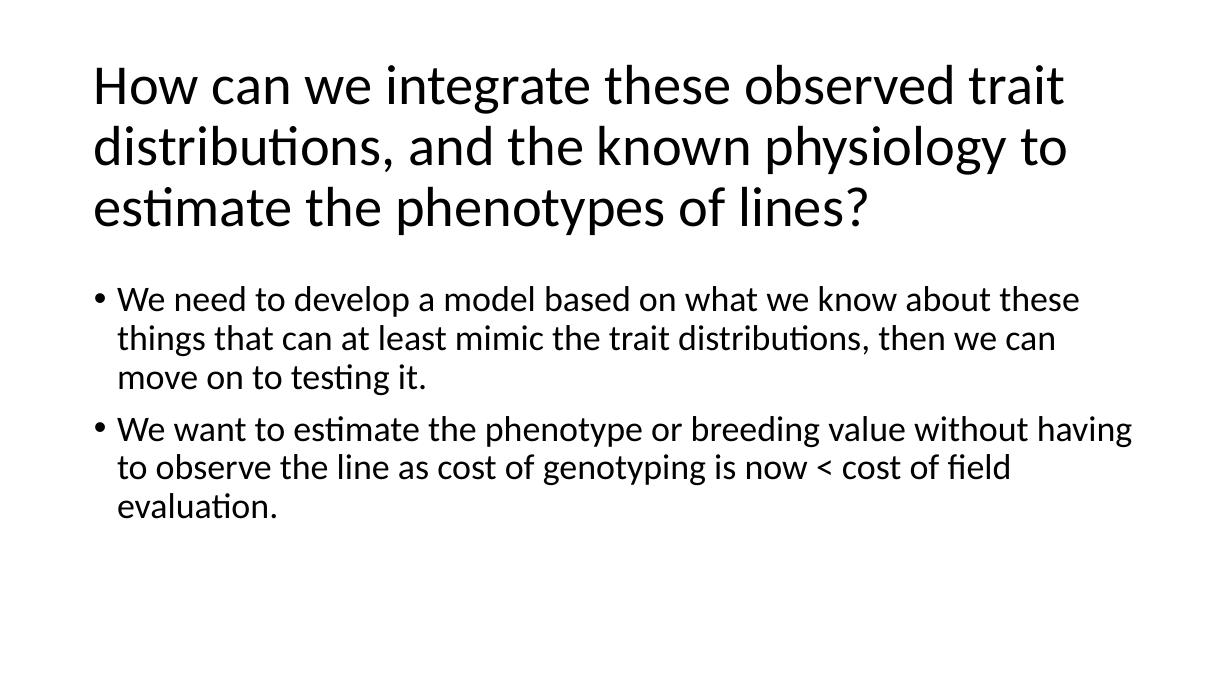
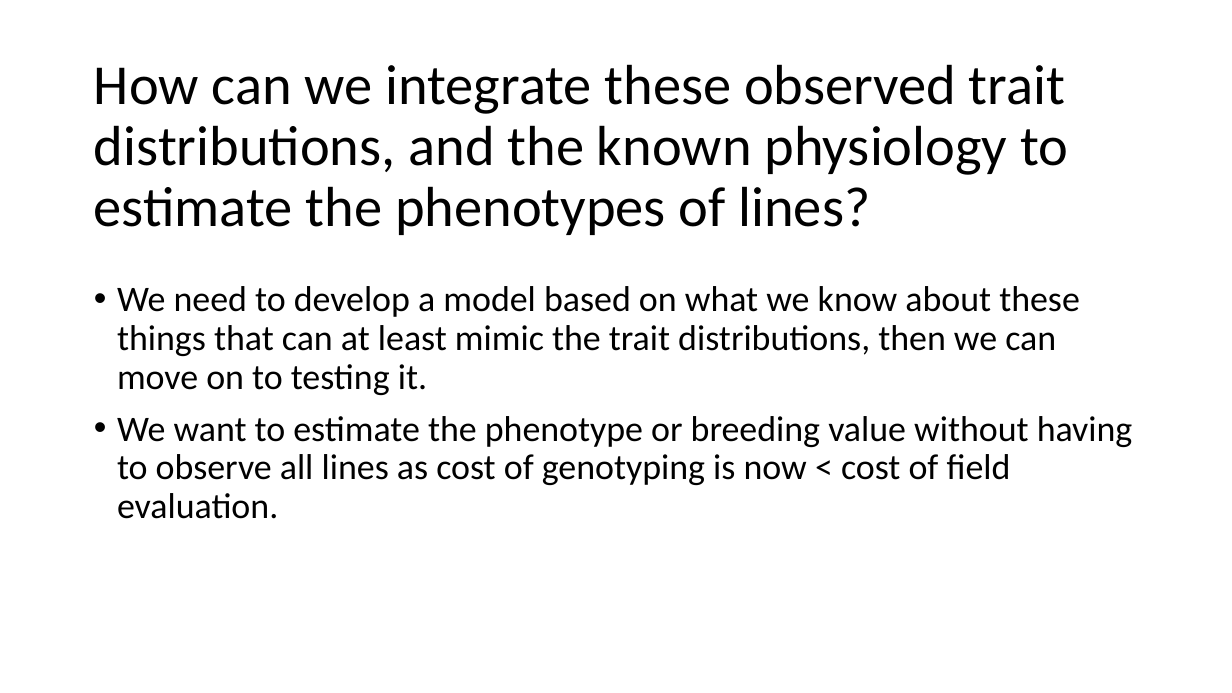
Before and after one commit to ter56/September2_2021_class, a slide deck: slide 14 of AdditiveModels_9_2_2021.pptx (slide 13 before the commit). Drawn at 1232x693 pixels with LibreOffice and Linux fonts; fonts in the diff are those of the drawing. Boxes give left, top, right and bottom in pixels: in the first picture for what was removed or moved away, otherwise in the second. Text is boxed around its words. In the diff, an @@ line names an element or a change of style, - is before the commit and + after.

```diff
--- a/AdditiveModels_9_2_2021.pptx
+++ b/AdditiveModels_9_2_2021.pptx
@@ text at [117, 416, 1133, 519]: text changed @@
-• We want to estimate the phenotype or breeding value without having to observe the line as cost of genotyping is now < cost of field evaluation.
+• We want to estimate the phenotype or breeding value without having to observe all lines as cost of genotyping is now < cost of field evaluation.
```
Also in this commit, not shown: 9 other slides changed, 3 slides added, 1 other file.
